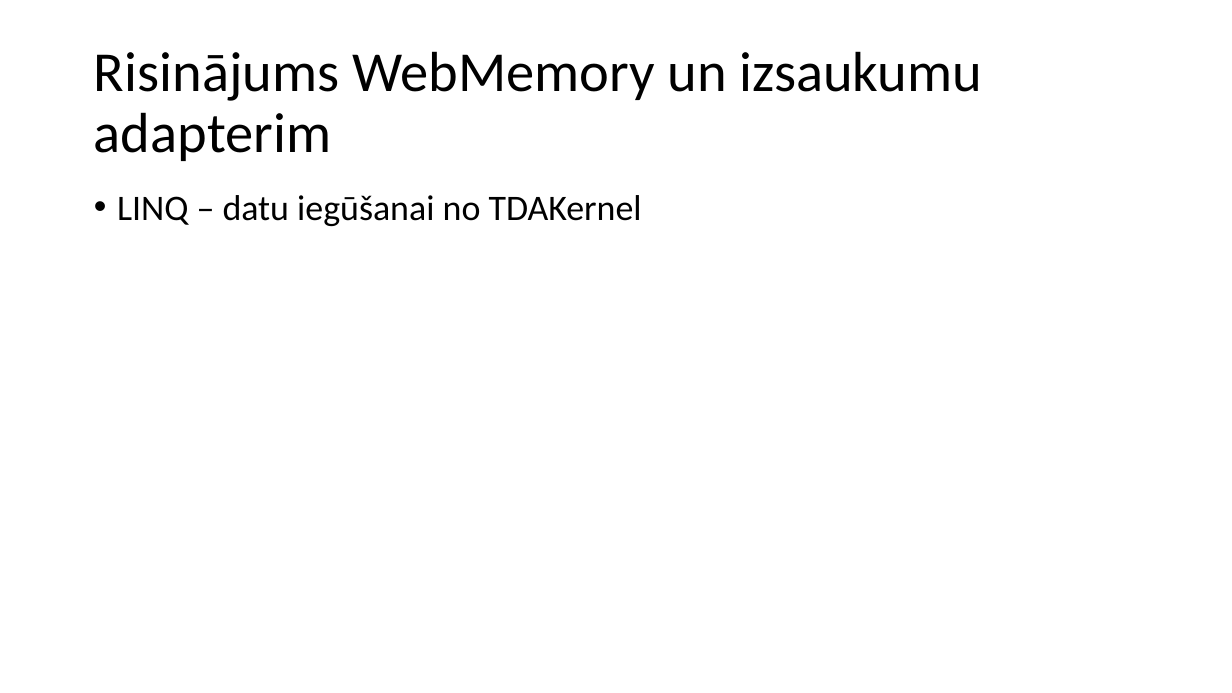
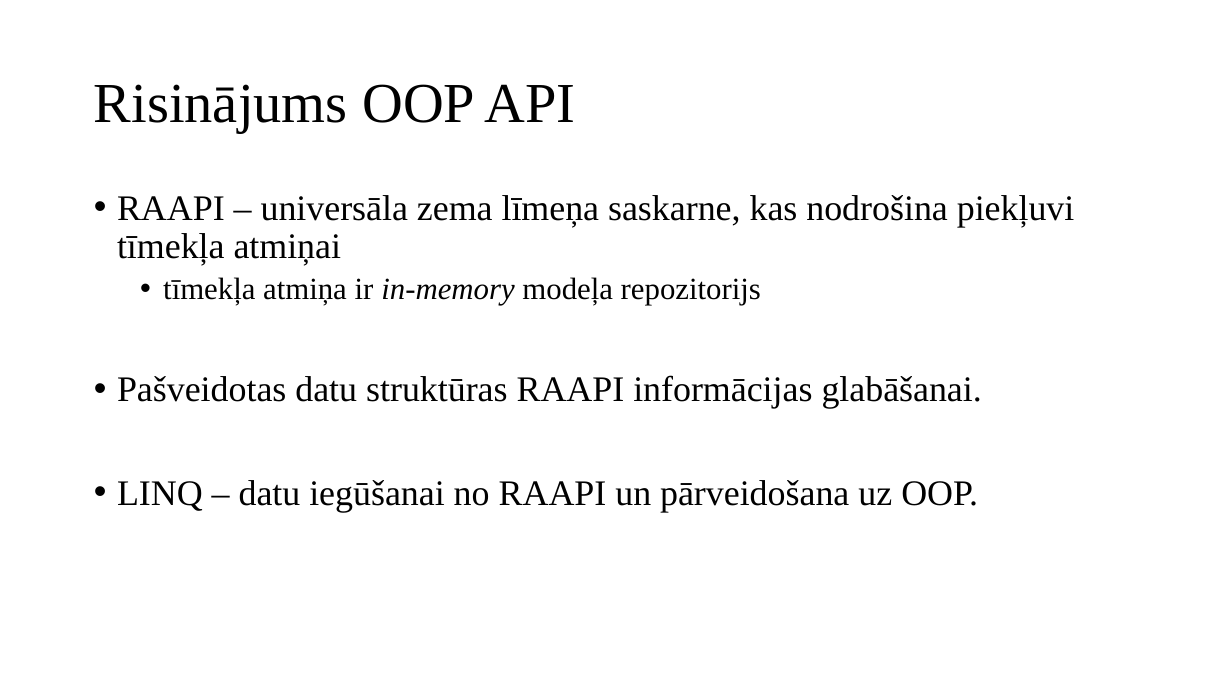
Before and after one commit to artiks12/webAppOS, a slide deck: slide 8 of src/Qualification project/Documentation/Prezentācija_ap19122.pptx (slide 5 before the commit). Drawn at 1232x693 pixels with LibreOffice and Linux fonts; fonts in the diff are those of the drawing. Boxes give left, top, right and bottom in pixels: in the first picture for what was removed or moved away, otherwise in the second. Text is boxed around its words. In the diff, an @@ line names an element or a change of style, - is before the commit and + after.

```diff
--- a/src/Qualification project/Documentation/Prezentācija_ap19122.pptx
+++ b/src/Qualification project/Documentation/Prezentācija_ap19122.pptx
@@ title at bbox=[94, 84, 575, 133]: text changed; font Calibri to Times New Roman @@
-Risinājums WebMemory un izsaukumu adapterim
+Risinājums OOP API
@@ text at bbox=[117, 195, 1075, 512]: text changed; font Calibri to Times New Roman @@
-• LINQ – datu iegūšanai no TDAKernel
+• RAAPI – universāla zema līmeņa saskarne, kas nodrošina piekļuvi tīmekļa atmiņai
+  • tīmekļa atmiņa ir in-memory modeļa repozitorijs
+• Pašveidotas datu struktūras RAAPI informācijas glabāšanai.
+• LINQ – datu iegūšanai no RAAPI un pārveidošana uz OOP.
```
Also in this commit, not shown: 3 other slides changed, 6 slides added, 2 slides removed, 1 other file.
